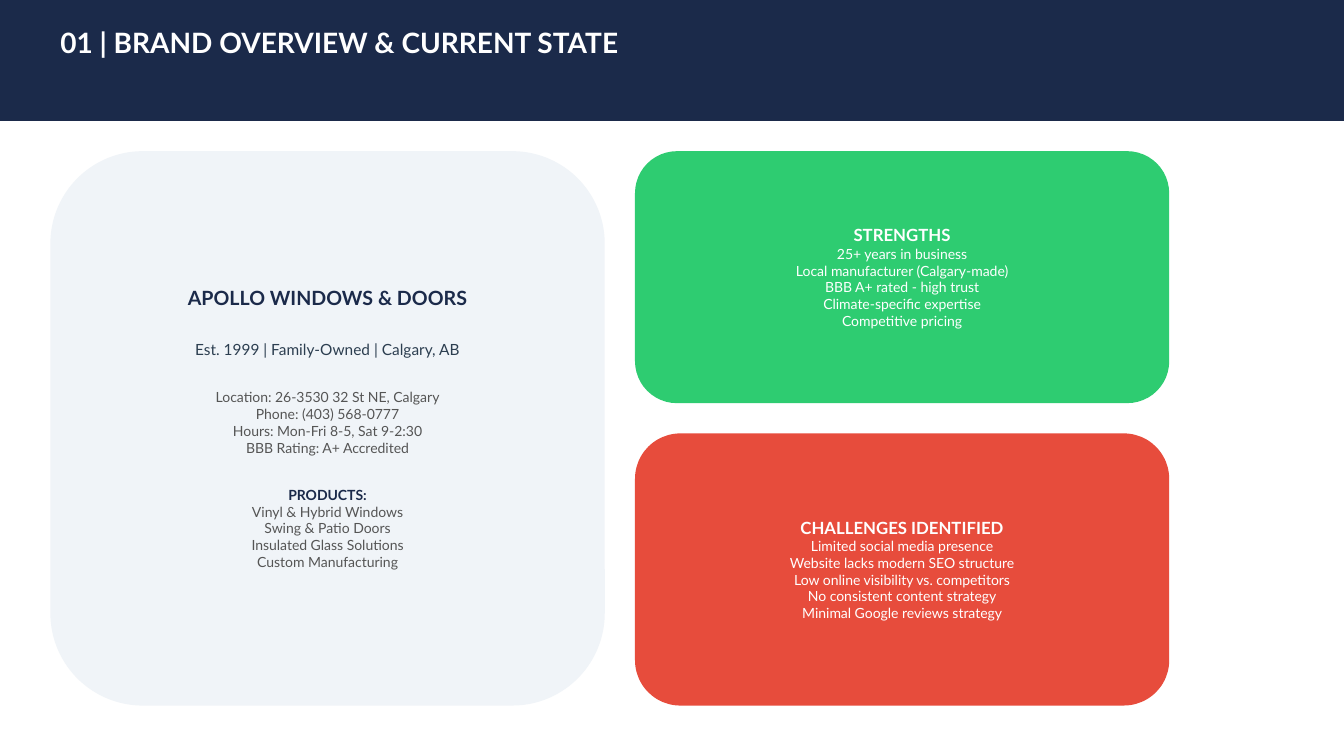
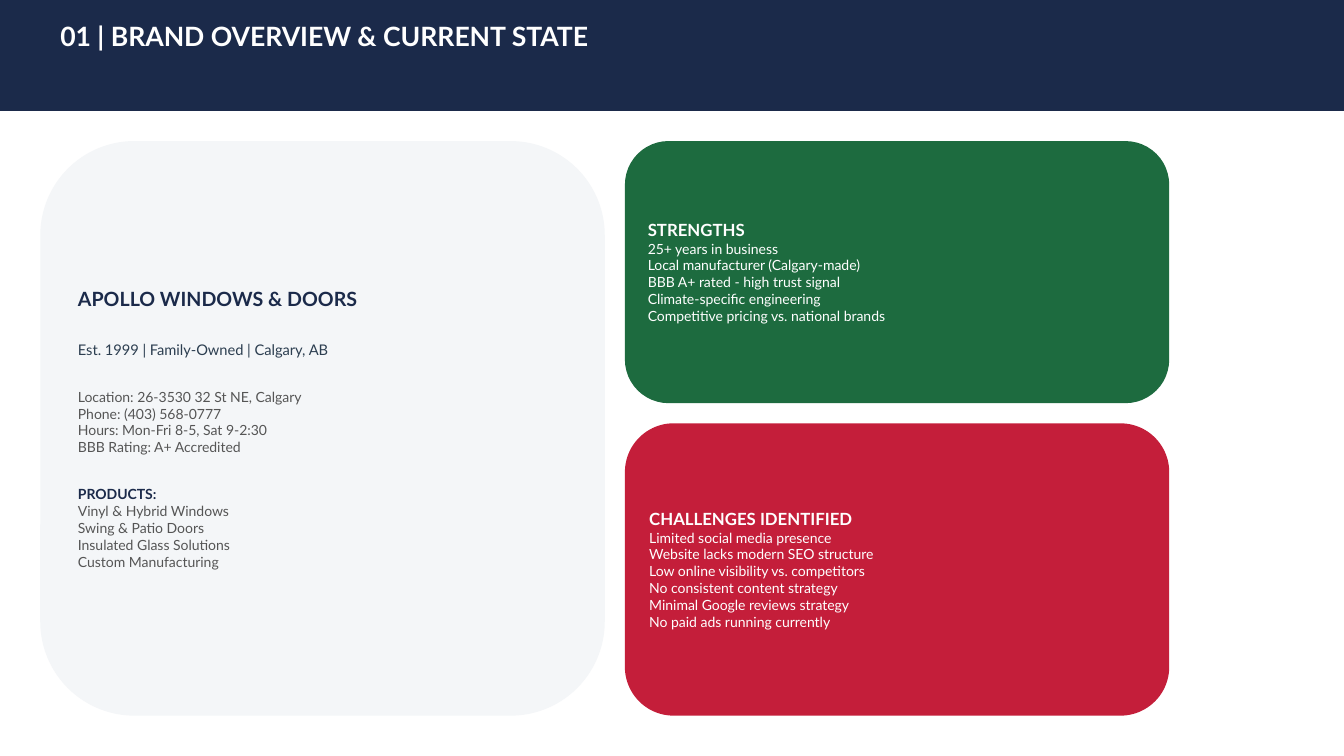
Before and after one commit to shivam9kedia/kiro, a slide deck: slide 3 of Apollo_Windows_3Month_Marketing_Roadmap.pptx. Drawn at 1344x756 pixels with LibreOffice and Linux fonts; fonts in the diff are those of the drawing. Boxes give left, top, right and bottom in pixels: in the first picture for what was removed or moved away, otherwise in the second. Text is boxed around its words. In the diff, an @@ line names an element or a change of style, - is before the commit and + after.

Commit message:
Apollo Windows 3-Month Marketing Roadmap v2
- Brand colors: Red (#C41E3A) + Navy (#1B2A4A)
- Ad budget: $300/mo ($200 profile visits + $100 engagement)
- Standard Plan: INR 10K/mo (8-11 posts, FB+IG)
- Business Plan: INR 18K/mo (18-20 posts, 4 platforms, ads mgmt)
- 16 professionally designed slides
- Realistic KPIs, no fake promises

```diff
--- a/Apollo_Windows_3Month_Marketing_Roadmap.pptx
+++ b/Apollo_Windows_3Month_Marketing_Roadmap.pptx
@@ rectangle: place and size @@
-rectangle at bbox=[0, 0, 1344, 121]
+rectangle at bbox=[0, 0, 1344, 111]
@@ text "01 | BRAND OVERVIEW & ..." at bbox=[60, 26, 588, 47]: size 20 to 19 pt @@
@@ rounded rectangle "APOLLO WINDOWS & DOORS": place and size @@
-rounded rectangle "APOLLO WINDOWS & DOORS" at bbox=[50, 151, 605, 706]
+rounded rectangle "APOLLO WINDOWS & DOORS" at bbox=[40, 141, 605, 716]
@@ rounded rectangle "APOLLO WINDOWS & DOORS" at bbox=[40, 141, 605, 716]: size 11 to 10.5 pt in "Est. 1999 | Family-Owned | Calgary, AB"; alignment centre to left; fill #F0F4F8 to #F4F6F8 @@
@@ rounded rectangle "STRENGTHS": place and size @@
-rounded rectangle "STRENGTHS" at bbox=[635, 151, 1170, 403]
+rounded rectangle "STRENGTHS" at bbox=[625, 141, 1170, 403]
@@ rounded rectangle "STRENGTHS" at bbox=[625, 141, 1170, 403]: fill #2ECC71 to #1D6B3F @@
@@ text in rounded rectangle at bbox=[648, 223, 860, 273]: alignment centre to left @@
@@ text in rounded rectangle at bbox=[648, 276, 885, 324]: text changed @@
-BBB A+ rated - high trust
-Climate-specific expertise
-Competitive pricing
+BBB A+ rated - high trust signal
+Climate-specific engineering
+Competitive pricing vs. national brands
@@ rounded rectangle "CHALLENGES IDENTIFIED": place and size @@
-rounded rectangle "CHALLENGES IDENTIFIED" at bbox=[635, 434, 1170, 706]
+rounded rectangle "CHALLENGES IDENTIFIED" at bbox=[625, 423, 1170, 716]
@@ rounded rectangle "CHALLENGES IDENTIFIED" at bbox=[625, 423, 1170, 716]: fill #E74C3C to #C41E3A @@
@@ text in rounded rectangle at bbox=[649, 512, 874, 613]: alignment centre to left @@
@@ text in rounded rectangle at bbox=[649, 616, 830, 630]: paragraph added @@
+No paid ads running currently
```
Also in this commit, not shown: 13 other slides changed, 2 slides added, 1 slide removed, 5 other files.
